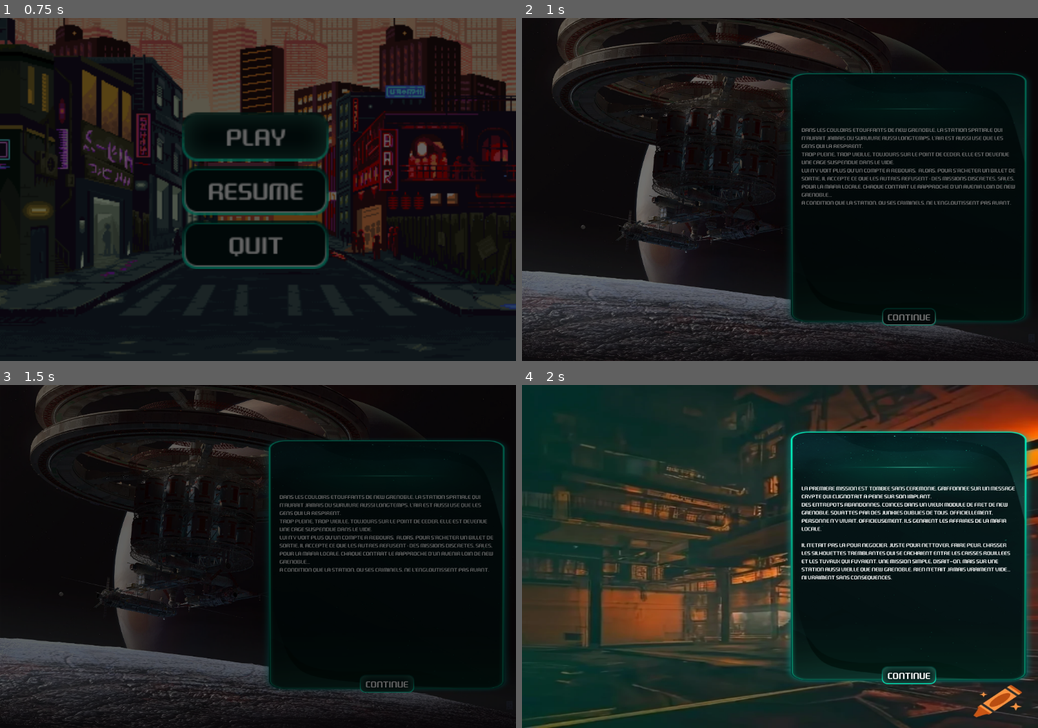
Above: before the commit, frames 1-4 (two rows, left to right).
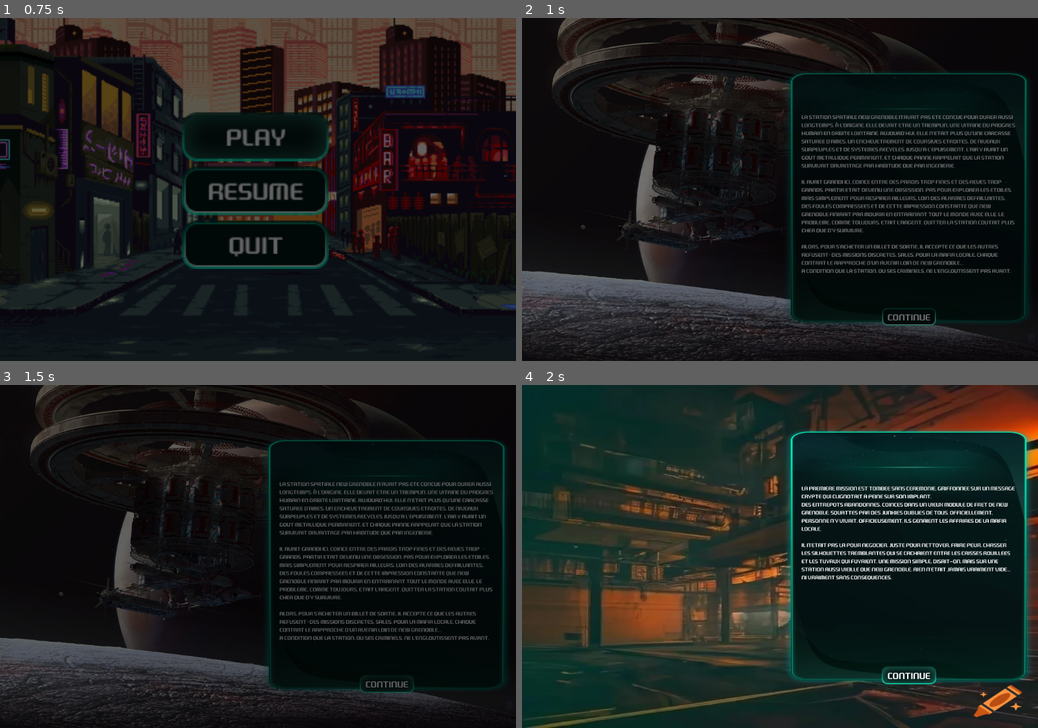
Above: after the commit, the same moments.

Repository: Azhrilla/SlayTheDungeon
Game: Godot game, scene res://UI/main_menu.tscn
Two runs of this game, one before a commit and one after it. Both use one fixed random seed, a clock stepped at 60 frames per second and the inputs below.
Inputs:
- Up to frame 1 (0.75 s): click "Play" at 0.5 s
- Up to frame 2 (1 s): no input
- Up to frame 3 (1.5 s): click "Continue" at 1.25 s
- Up to frame 4 (2 s): no input

Frame 1 is identical in both runs. In frame 2, 6.9% of the frame differs, in the area x 54-96%, y 28-75%; in frame 3, 6.6%; in frame 4, nothing differs.

Commit message:
samme update interlude trop merci chatgpt

Diff:
--- a/Interludes/act_1_bloc_1_scene_1.tscn
+++ b/Interludes/act_1_bloc_1_scene_1.tscn
@@ -17,13 +17,14 @@
 offset_top = -150.0
 offset_right = 225.0
 offset_bottom = 150.0
-text = "Dans les couloirs étouffants de New Grenoble, la station spatiale qui n’aurait jamais dû survivre aussi longtemps, l’air est aussi usé que les gens qui la respirent.
-Trop pleine, trop vieille, toujours sur le point de céder, elle est devenue une cage suspendue dans le vide.
-Lui n’y voit plus qu’un compte à rebours.  Alors, pour s’acheter un billet de sortie, il accepte ce que les autres refusent : des missions discrètes, sales, pour la mafia locale. Chaque contrat le rapproche d’un avenir loin de New Grenoble…
-à condition que la station, ou ses criminels, ne l’engloutissent pas avant."
+text = "La station spatiale New Grenoble n’avait pas été conçue pour durer aussi longtemps. À l’origine, elle devait être un tremplin, une vitrine du progrès humain en orbite lointaine. Aujourd’hui, elle n’était plus qu’une carcasse saturée d’âmes, un enchevêtrement de coursives étroites, de niveaux surpeuplés et de systèmes recyclés jusqu’à l’épuisement. L’air y avait un goût métallique permanent, et chaque panne rappelait que la station survivait davantage par habitude que par ingénierie.
+
+Il avait grandi ici, coincé entre des parois trop fines et des rêves trop grands. Partir était devenu une obsession. Pas pour explorer les étoiles, mais simplement pour respirer ailleurs, loin des alarmes défaillantes, des foules compressées et de cette impression constante que New Grenoble finirait par mourir en entraînant tout le monde avec elle. Le problème, comme toujours, était l’argent. Quitter la station coûtait plus cher que d’y survivre.
+
+Alors, pour s’acheter un billet de sortie, il accepte ce que les autres refusent : des missions discrètes, sales, pour la mafia locale. Chaque contrat le rapproche d’un avenir loin de New Grenoble…
+à condition que la station, ou ses criminels, ne l’engloutissent pas avant.
+"
 
 [node name="ButtonNext" parent="TextureRect2" index="1"]
 offset_left = -57.0
 offset_right = 57.0
-
-[connection signal="pressed" from="TextureRect2/ButtonNext" to="." method="_on_button_next_pressed"]
